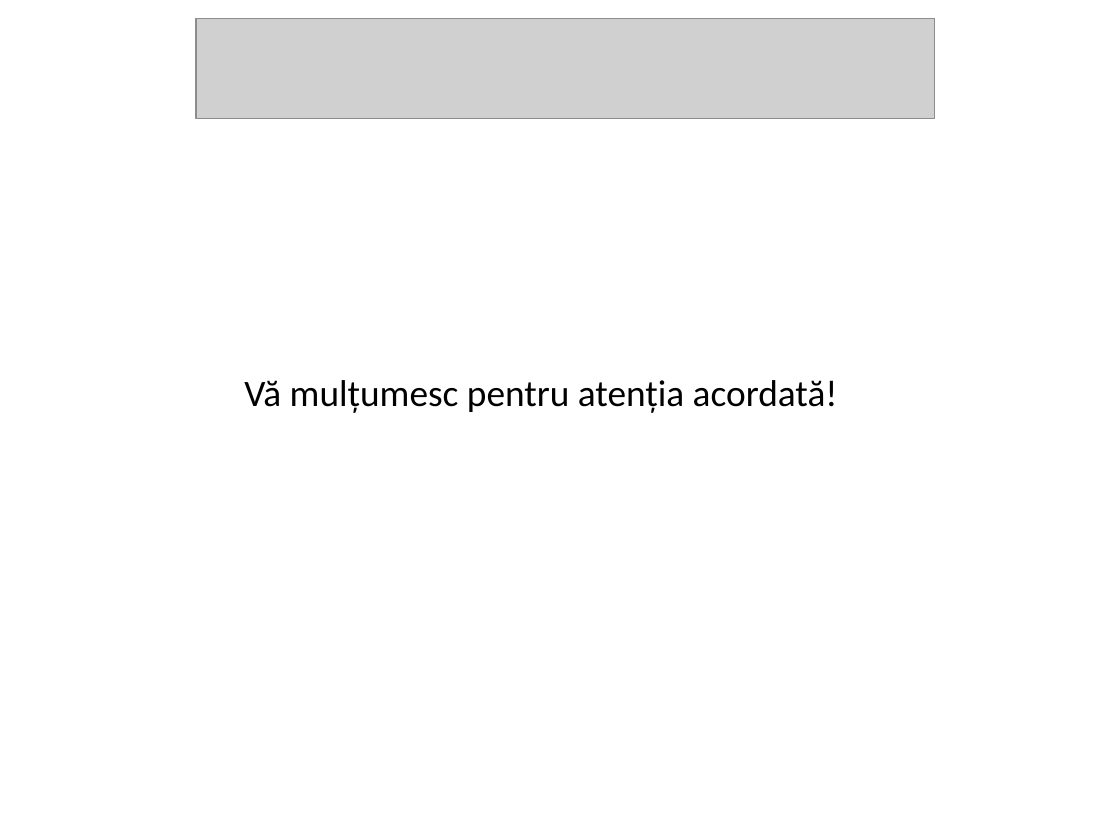
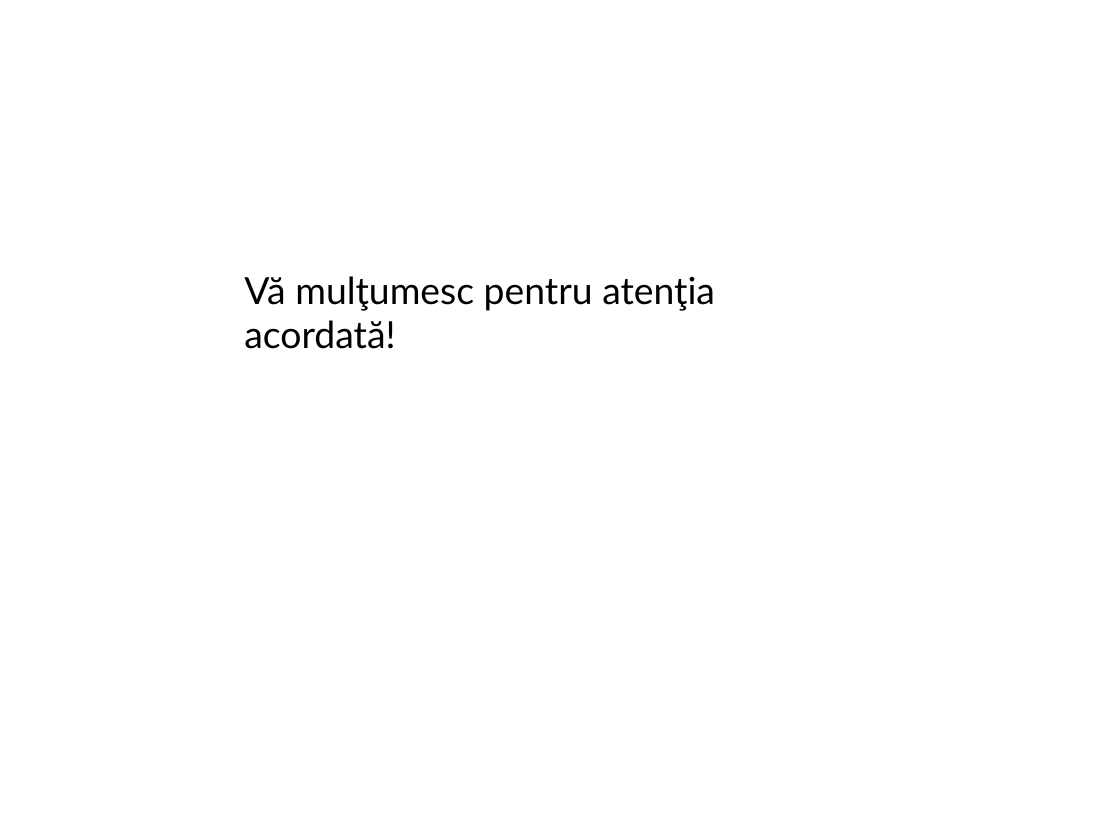
Before and after one commit to FICproject/WebGL, a slide deck: slide 10 of Licenta_Luca _1.ppt (slide 9 before the commit). Drawn at 1120x840 pixels with LibreOffice and Linux fonts; fonts in the diff are those of the drawing; grey boxes stand for pictures; background and template pictures are left out. Boxes give left, top, right and bottom in pixels: in the first picture for what was removed or moved away, otherwise in the second. Text is boxed around its words. In the diff, an @@ line names an element or a change of style, - is before the commit and + after.

```diff
--- a/Licenta_Luca _1.ppt
+++ b/Licenta_Luca _1.ppt
@@ picture removed at [196, 19, 934, 119] @@
@@ text "Vă mulţumesc pentru atenţia acordată!": place and size @@
-text "Vă mulţumesc pentru atenţia acordată!" at [244, 380, 838, 413]
+text "Vă mulţumesc pentru atenţia acordată!" at [244, 276, 715, 349]
@@ text "Vă mulţumesc pentru atenţia acordată!" at [244, 276, 715, 349]: font Calibri to Lato @@
```
Also in this commit, not shown: 8 other slides changed, 1 slide added, 1 other file.
